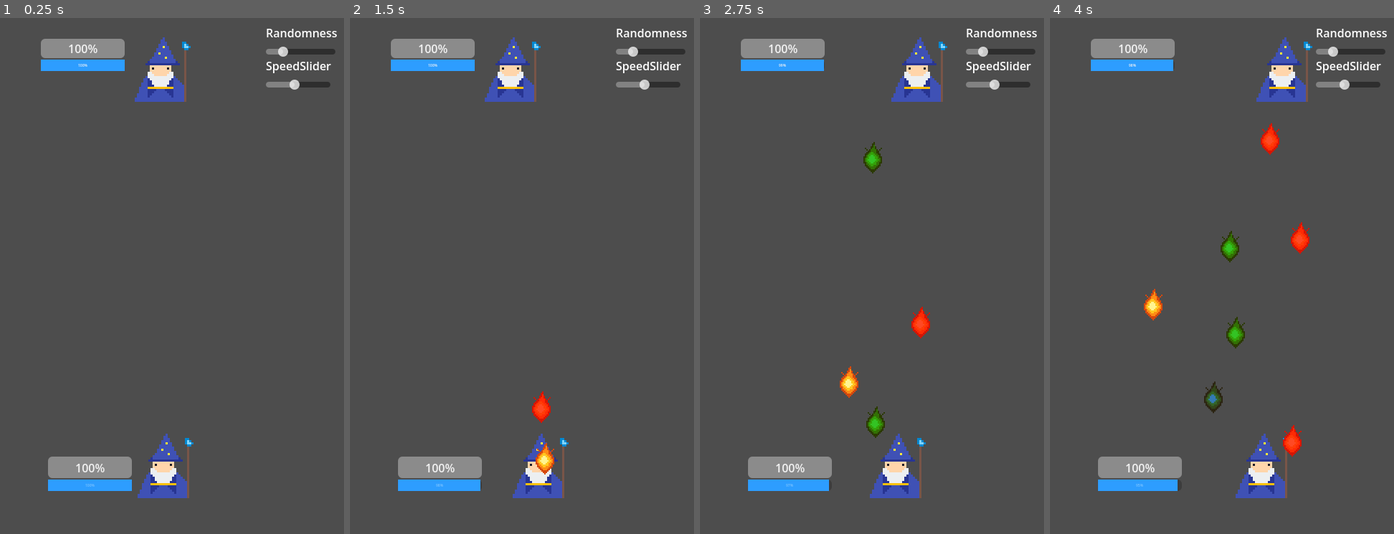
Above: before the commit, frames 1-4 (left to right).
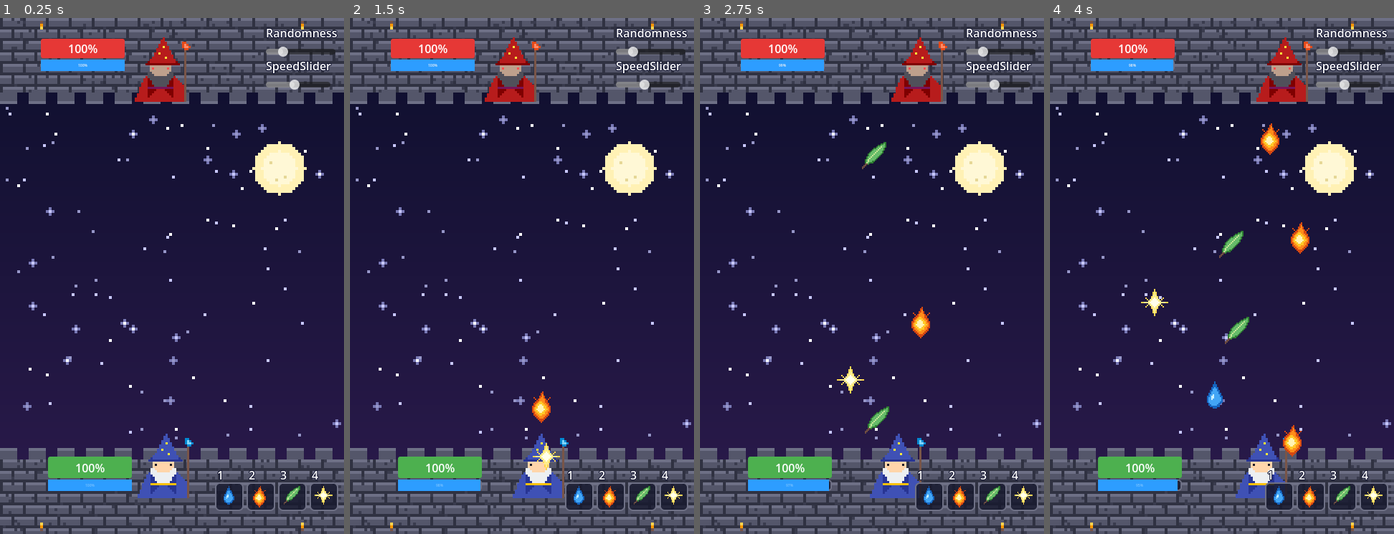
Above: after the commit, the same moments.

Repository: togewolf/computer_games_end_project
Game: Godot game, scene res://Arena.tscn
Same seed, same stepped clock (60 frames per second), same inputs: the game is played once before the commit and once after it.
Inputs (mouse positions are in pixels of both pictures, inside the frame that each line leads up to):
- Up to frame 1 (0.25 s): no input
- Up to frame 2 (1.5 s): tap Enter at 0.5 s; move the mouse to (597, 250) at 0.52 s; hold D (move_right) 0.53-1.28 s; tap 2 (cast_fire) at 0.6 s; move the mouse to (453, 301) at 1.27 s; hold A (move_left) from 1.28 s (still down); tap 4 (cast_light) at 1.35 s
- Up to frame 3 (2.75 s): move the mouse to (906, 162) at 2.02 s; release A (move_left) at 2.03 s; hold D (move_right) from 2.03 s (still down); tap 3 (cast_nature) at 2.1 s
- Up to frame 4 (4 s): move the mouse to (1204, 379) at 2.77 s; tap 1 (cast_water) at 2.85 s; move the mouse to (1325, 353) at 3.52 s; release D (move_right) at 3.53 s; hold A (move_left) from 3.53 s (still down); tap 2 (cast_fire) at 3.6 s

The runs differ from the first frame. In frame 1, 96% of the frame differs, in the area x 0-100%, y 0-100%; in frame 2, 96%; in frame 3, 96%; in frame 4, 96%.

Commit message:
Apply pixel art in scenes, style UI, per-element projectile sprites

Diff:
--- a/Arena.tscn
+++ b/Arena.tscn
@@ -5,6 +5,50 @@
 [ext_resource type="Script" uid="uid://cowp8cjhf6el" path="res://player.gd" id="3_uj4qe"]
 [ext_resource type="Script" uid="uid://k3xqv7pcbf63" path="res://agent.gd" id="3_vbyki"]
 [ext_resource type="Script" uid="uid://cd41dt20v50u4" path="res://voice_manager.gd" id="5_jycnn"]
+[ext_resource type="Texture2D" path="res://assets/arena_background.png" id="6_bgart"]
+[ext_resource type="Texture2D" path="res://assets/wizard_agent.png" id="7_agart"]
+[ext_resource type="Texture2D" path="res://assets/projectile_water.png" id="8_icwat"]
+[ext_resource type="Texture2D" path="res://assets/projectile_fire.png" id="9_icfir"]
+[ext_resource type="Texture2D" path="res://assets/projectile_nature.png" id="10_icnat"]
+[ext_resource type="Texture2D" path="res://assets/projectile_light.png" id="11_iclig"]
+
+[sub_resource type="StyleBoxFlat" id="StyleBoxFlat_hpbg"]
+bg_color = Color(0.09, 0.1, 0.18, 0.85)
+border_width_left = 2
+border_width_top = 2
+border_width_right = 2
+border_width_bottom = 2
+border_color = Color(0.43, 0.44, 0.52, 1)
+corner_radius_top_left = 4
+corner_radius_top_right = 4
+corner_radius_bottom_right = 4
+corner_radius_bottom_left = 4
+
+[sub_resource type="StyleBoxFlat" id="StyleBoxFlat_hpplayer"]
+bg_color = Color(0.3, 0.69, 0.31, 1)
+corner_radius_top_left = 3
+corner_radius_top_right = 3
+corner_radius_bottom_right = 3
+corner_radius_bottom_left = 3
+
+[sub_resource type="StyleBoxFlat" id="StyleBoxFlat_hpagent"]
+bg_color = Color(0.9, 0.22, 0.21, 1)
+corner_radius_top_left = 3
+corner_radius_top_right = 3
+corner_radius_bottom_right = 3
+corner_radius_bottom_left = 3
+
+[sub_resource type="StyleBoxFlat" id="StyleBoxFlat_slot"]
+bg_color = Color(0.09, 0.1, 0.18, 0.85)
+border_width_left = 2
+border_width_top = 2
+border_width_right = 2
+border_width_bottom = 2
+border_color = Color(0.43, 0.44, 0.52, 1)
+corner_radius_top_left = 6
+corner_radius_top_right = 6
+corner_radius_bottom_right = 6
+corner_radius_bottom_left = 6
 
 [sub_resource type="RectangleShape2D" id="RectangleShape2D_fsirm"]
 size = Vector2(4195.002, 2795)
@@ -21,6 +65,11 @@
 
 [node name="Arena" type="Node2D" unique_id=2107833212]
 script = ExtResource("1_u45fm")
+
+[node name="Background" type="Sprite2D" parent="." unique_id=1355729901]
+position = Vector2(240, 360)
+texture = ExtResource("6_bgart")
+texture_filter = 1
 
 [node name="WizardPlayer" parent="." unique_id=586138894 instance=ExtResource("2_vbyki")]
 position = Vector2(237, 625)
@@ -31,6 +80,9 @@
 position = Vector2(233, 72.00006)
 scale = Vector2(0.2, 0.2)
 script = ExtResource("3_vbyki")
+
+[node name="Sprite2D" parent="WizardAgent" index="0" unique_id=1010906370]
+texture = ExtResource("7_agart")
 
 [node name="PerceptionArea" type="Area2D" parent="WizardAgent" unique_id=323163152]
 
@@ -44,6 +96,9 @@
 offset_top = 29.0
 offset_right = 174.0
 offset_bottom = 56.0
+theme_override_colors/font_color = Color(1, 1, 1, 1)
+theme_override_styles/background = SubResource("StyleBoxFlat_hpbg")
+theme_override_styles/fill = SubResource("StyleBoxFlat_hpagent")
 
 [node name="AgentMana" type="ProgressBar" parent="." unique_id=950199051]
 custom_minimum_size = Vector2(0, 16)
@@ -53,6 +108,7 @@
 offset_bottom = 74.0
 theme_override_fonts/font = SubResource("SystemFont_53x0w")
 theme_override_font_sizes/font_size = 5
+theme_override_styles/background = SubResource("StyleBoxFlat_hpbg")
 theme_override_styles/fill = SubResource("StyleBoxFlat_ml6qp")
 
 [node name="PlayerHP" type="ProgressBar" parent="." unique_id=1769762228]
@@ -60,6 +116,9 @@
 offset_top = 612.0
 offset_right = 184.0
 offset_bottom = 642.0
+theme_override_colors/font_color = Color(1, 1, 1, 1)
+theme_override_styles/background = SubResource("StyleBoxFlat_hpbg")
+theme_override_styles/fill = SubResource("StyleBoxFlat_hpplayer")
 
 [node name="PlayerMana" type="ProgressBar" parent="." unique_id=160260720]
 custom_minimum_size = Vector2(0, 16)
@@ -70,6 +129,7 @@
 theme_override_colors/font_color = Color(0.4759903, 0.7604572, 0.9964766, 1)
 theme_override_fonts/font = SubResource("SystemFont_53x0w")
 theme_override_font_sizes/font_size = 5
+theme_override_styles/background = SubResource("StyleBoxFlat_hpbg")
 theme_override_styles/fill = SubResource("StyleBoxFlat_jycnn")
 value = 100.0
 
@@ -90,6 +150,9 @@
 offset_transform_enabled = true
 offset_transform_position = Vector2(0, -30)
 text = "SpeedSlider"
+theme_override_colors/font_color = Color(1, 1, 1, 1)
+theme_override_colors/font_outline_color = Color(0.05, 0.06, 0.17, 1)
+theme_override_constants/outline_size = 4
 
 [node name="RandomnessSlider" type="HSlider" parent="." unique_id=626330310]
 offset_left = 371.0
@@ -107,6 +170,117 @@
 offset_transform_enabled = true
 offset_transform_position = Vector2(0, -30)
 text = "Randomness"
+theme_override_colors/font_color = Color(1, 1, 1, 1)
+theme_override_colors/font_outline_color = Color(0.05, 0.06, 0.17, 1)
+theme_override_constants/outline_size = 4
+
+[node name="SpellSlot1" type="Panel" parent="." unique_id=1912450341]
+offset_left = 300.0
+offset_top = 648.0
+offset_right = 340.0
+offset_bottom = 688.0
+theme_override_styles/panel = SubResource("StyleBoxFlat_slot")
+
+[node name="Icon" type="TextureRect" parent="SpellSlot1" unique_id=1912450342]
+offset_left = 4.0
+offset_top = 4.0
+offset_right = 36.0
+offset_bottom = 36.0
+texture = ExtResource("8_icwat")
+expand_mode = 1
+stretch_mode = 5
+texture_filter = 1
+
+[node name="Key" type="Label" parent="SpellSlot1" unique_id=1912450343]
+offset_left = 3.0
+offset_top = -22.0
+offset_right = 20.0
+offset_bottom = -2.0
+text = "1"
+theme_override_colors/font_color = Color(1, 1, 1, 1)
+theme_override_colors/font_outline_color = Color(0.05, 0.06, 0.17, 1)
+theme_override_constants/outline_size = 4
+
+[node name="SpellSlot2" type="Panel" parent="." unique_id=1912450344]
+offset_left = 344.0
+offset_top = 648.0
+offset_right = 384.0
+offset_bottom = 688.0
+theme_override_styles/panel = SubResource("StyleBoxFlat_slot")
+
+[node name="Icon" type="TextureRect" parent="SpellSlot2" unique_id=1912450345]
+offset_left = 4.0
+offset_top = 4.0
+offset_right = 36.0
+offset_bottom = 36.0
+texture = ExtResource("9_icfir")
+expand_mode = 1
+stretch_mode = 5
+texture_filter = 1
+
+[node name="Key" type="Label" parent="SpellSlot2" unique_id=1912450346]
+offset_left = 3.0
+offset_top = -22.0
+offset_right = 20.0
+offset_bottom = -2.0
+text = "2"
+theme_override_colors/font_color = Color(1, 1, 1, 1)
+theme_override_colors/font_outline_color = Color(0.05, 0.06, 0.17, 1)
+theme_override_constants/outline_size = 4
+
+[node name="SpellSlot3" type="Panel" parent="." unique_id=1912450347]
+offset_left = 388.0
+offset_top = 648.0
+offset_right = 428.0
+offset_bottom = 688.0
+theme_override_styles/panel = SubResource("StyleBoxFlat_slot")
+
+[node name="Icon" type="TextureRect" parent="SpellSlot3" unique_id=1912450348]
+offset_left = 4.0
+offset_top = 4.0
+offset_right = 36.0
+offset_bottom = 36.0
+texture = ExtResource("10_icnat")
+expand_mode = 1
+stretch_mode = 5
+texture_filter = 1
+
+[node name="Key" type="Label" parent="SpellSlot3" unique_id=1912450349]
+offset_left = 3.0
+offset_top = -22.0
+offset_right = 20.0
+offset_bottom = -2.0
+text = "3"
+theme_override_colors/font_color = Color(1, 1, 1, 1)
+theme_override_colors/font_outline_color = Color(0.05, 0.06, 0.17, 1)
+theme_override_constants/outline_size = 4
+
+[node name="SpellSlot4" type="Panel" parent="." unique_id=1912450350]
+offset_left = 432.0
+offset_top = 648.0
+offset_right = 472.0
+offset_bottom = 688.0
+theme_override_styles/panel = SubResource("StyleBoxFlat_slot")
+
+[node name="Icon" type="TextureRect" parent="SpellSlot4" unique_id=1912450351]
+offset_left = 4.0
+offset_top = 4.0
+offset_right = 36.0
+offset_bottom = 36.0
+texture = ExtResource("11_iclig")
+expand_mode = 1
+stretch_mode = 5
+texture_filter = 1
+
+[node name="Key" type="Label" parent="SpellSlot4" unique_id=1912450352]
+offset_left = 3.0
+offset_top = -22.0
+offset_right = 20.0
+offset_bottom = -2.0
+text = "4"
+theme_override_colors/font_color = Color(1, 1, 1, 1)
+theme_override_colors/font_outline_color = Color(0.05, 0.06, 0.17, 1)
+theme_override_constants/outline_size = 4
 
 [node name="VoiceManager" type="Node" parent="." unique_id=1774400863]
 script = ExtResource("5_jycnn")
--- a/Projectile.tscn
+++ b/Projectile.tscn
@@ -10,6 +10,7 @@
 script = ExtResource("1_e7peq")
 
 [node name="Sprite2D" type="Sprite2D" parent="." unique_id=803749929]
+texture_filter = 1
 scale = Vector2(0.1, 0.1)
 texture = ExtResource("1_t7eop")
 
--- a/Wizard.tscn
+++ b/Wizard.tscn
@@ -10,6 +10,7 @@
 script = ExtResource("1_65sly")
 
 [node name="Sprite2D" type="Sprite2D" parent="." unique_id=1010906370]
+texture_filter = 1
 texture = ExtResource("1_t5sql")
 
 [node name="CollisionShape2D" type="CollisionShape2D" parent="." unique_id=1694170041]
--- a/projectile.gd
+++ b/projectile.gd
@@ -7,13 +7,12 @@
 var direction: Vector2 = Vector2.UP
 
 func _ready():
-	# tint the sprite based on element.
-	# Or todo swap textures or instantiate completely different scenes here.
+	# swap the sprite texture based on element (was: tint via modulate)
 	match element:
-		Globals.Element.WATER: modulate = Color(0.2, 0.5, 1.0)
-		Globals.Element.FIRE: modulate = Color(1.0, 0.3, 0.2)
-		Globals.Element.NATURE: modulate = Color(0.2, 0.8, 0.2)
-		Globals.Element.LIGHT: modulate = Color(1.0, 1.0, 0.8)
+		Globals.Element.WATER: $Sprite2D.texture = preload("res://assets/projectile_water.png")
+		Globals.Element.FIRE: $Sprite2D.texture = preload("res://assets/projectile_fire.png")
+		Globals.Element.NATURE: $Sprite2D.texture = preload("res://assets/projectile_nature.png")
+		Globals.Element.LIGHT: $Sprite2D.texture = preload("res://assets/projectile_light.png")
 
 	area_entered.connect(_on_area_entered)
 
